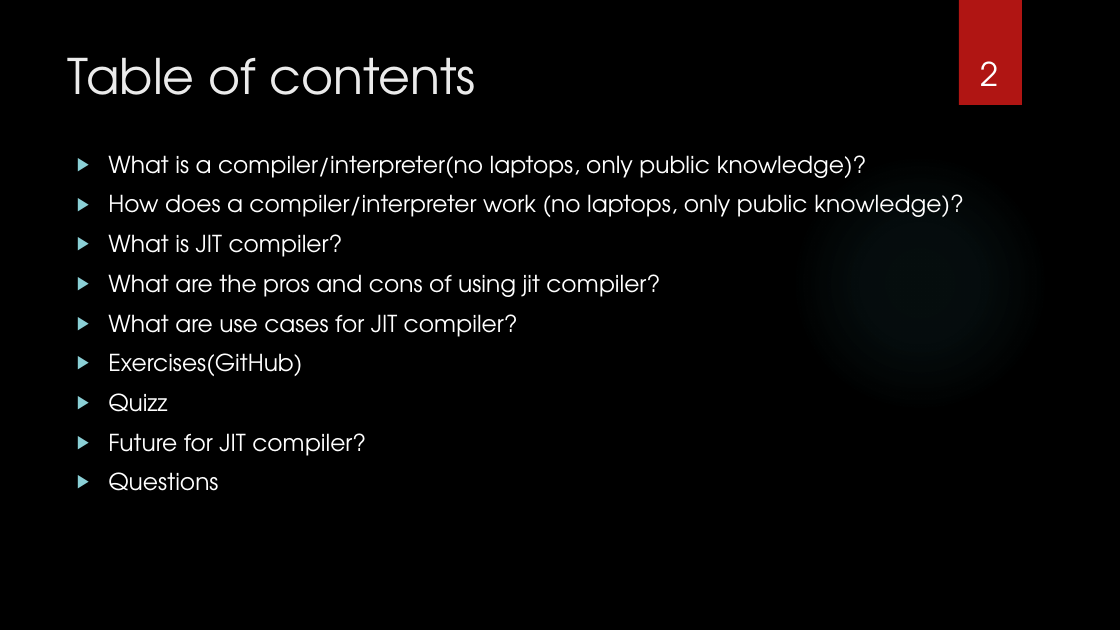
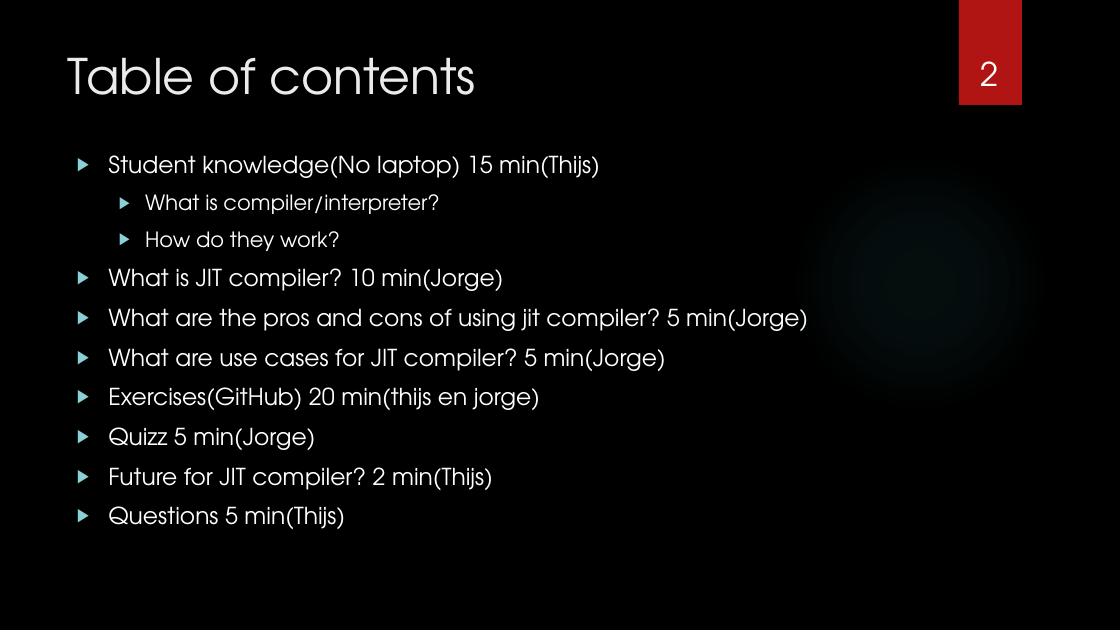
Before and after one commit to sebivenlo/esd-2024-jit-compiler, a slide deck: slide 2 of documents/presentation/presentation jit compiler.pptx. Drawn at 1120x630 pixels with LibreOffice and Linux fonts; fonts in the diff are those of the drawing; background and template pictures are left out. Boxes give left, top, right and bottom in pixels: in the first picture for what was removed or moved away, otherwise in the second. Text is boxed around its words. In the diff, an @@ line names an element or a change of style, - is before the commit and + after.

Commit message:
presentatie

```diff
--- a/documents/presentation/presentation jit compiler.pptx
+++ b/documents/presentation/presentation jit compiler.pptx
@@ text at (108, 155, 808, 529): text changed @@
-▶ What is a compiler/interpreter(no laptops, only public knowledge)?
-▶ How does a compiler/interpreter work (no laptops, only public knowledge)?
-▶ What is JIT compiler?
-▶ What are the pros and cons of using jit compiler?
-▶ What are use cases for JIT compiler?
-▶ Exercises(GitHub)
-▶ Quizz
-▶ Future for JIT compiler?
-▶ Questions
+▶ Student knowledge(No laptop) 15 min(Thijs)
+  ▶ What is compiler/interpreter?
+  ▶ How do they work?
+▶ What is JIT compiler? 10 min(Jorge)
+▶ What are the pros and cons of using jit compiler? 5 min(Jorge)
+▶ What are use cases for JIT compiler? 5 min(Jorge)
+▶ Exercises(GitHub) 20 min(thijs en jorge)
+▶ Quizz 5 min(Jorge)
+▶ Future for JIT compiler? 2 min(Thijs)
+▶ Questions 5 min(Thijs)
```
